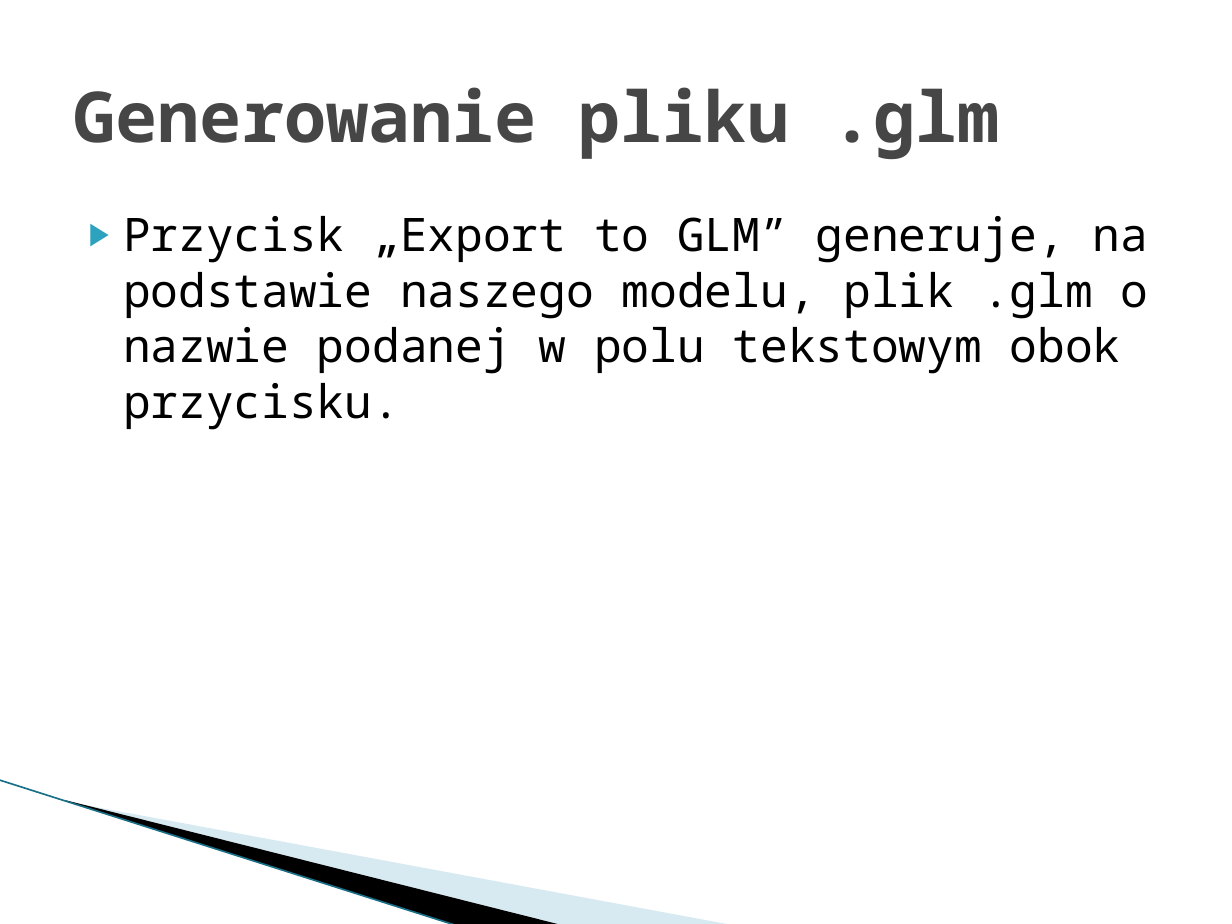
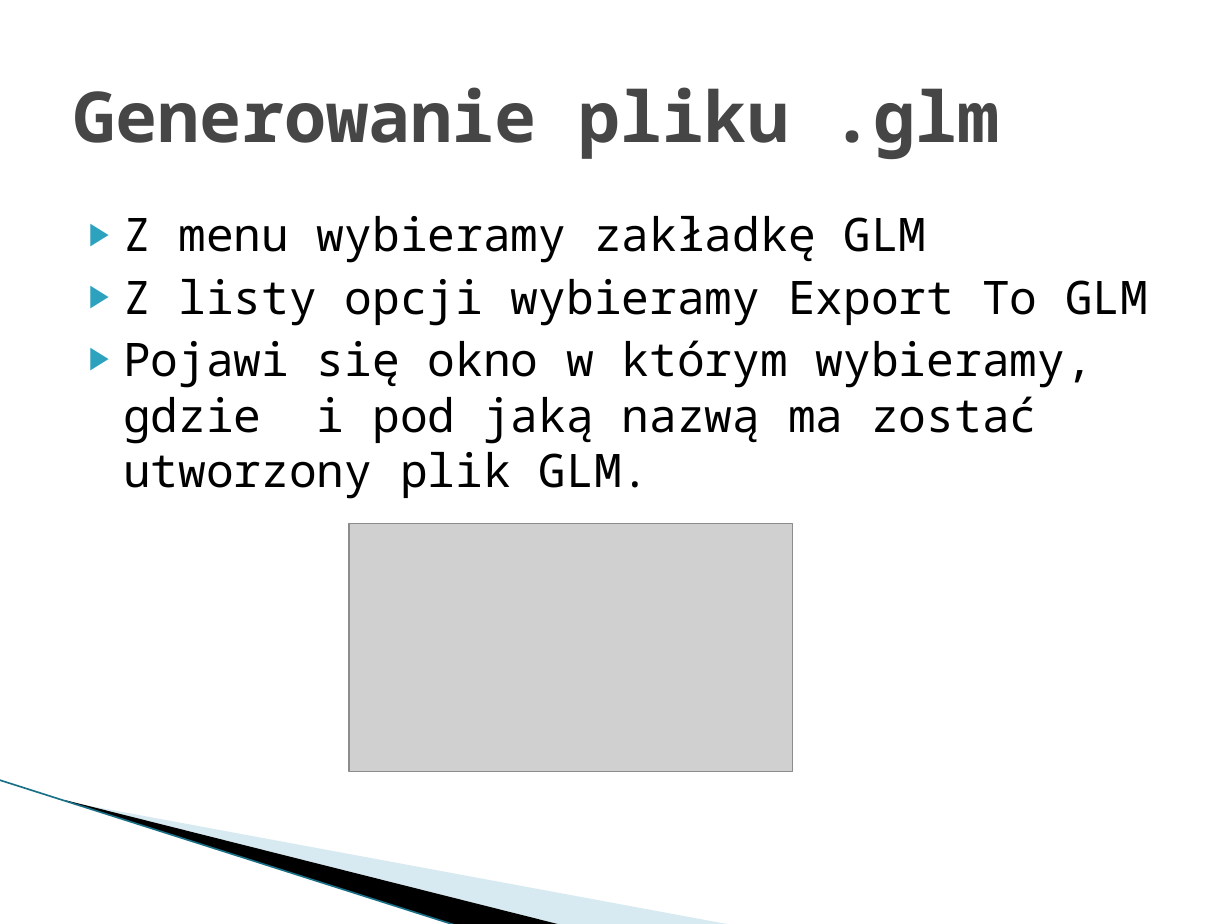
Before and after one commit to Dylek/SP_gridlab-D_GUI, a slide deck: slide 9 of prototyp 2.pptx (slide 17 before the commit). Drawn at 1232x924 pixels with LibreOffice and Linux fonts; fonts in the diff are those of the drawing; grey boxes stand for pictures; background and template pictures are left out. Boxes give left, top, right and bottom in pixels: in the first picture for what was removed or moved away, otherwise in the second. Text is boxed around its words. In the diff, an @@ line names an element or a change of style, - is before the commit and + after.

```diff
--- a/prototyp 2.pptx
+++ b/prototyp 2.pptx
@@ text at (123,216,1148,499): text changed @@
-▶ Przycisk „Export to GLM” generuje, na podstawie naszego modelu, plik .glm o nazwie podanej w polu tekstowym obok przycisku.
+▶ Z menu wybieramy zakładkę GLM
+▶ Z listy opcji wybieramy Export To GLM
+▶ Pojawi się okno w którym wybieramy, gdzie i pod jaką nazwą ma zostać utworzony plik GLM.
@@ picture added at (349,524,792,771) @@
```
Also in this commit, not shown: 5 other slides changed, 7 slides added, 12 slides removed.
